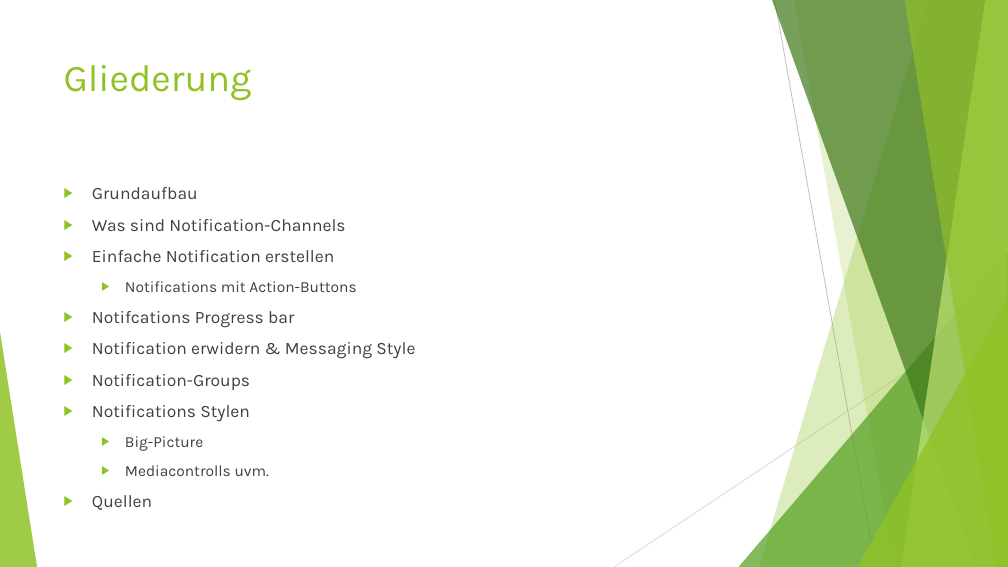
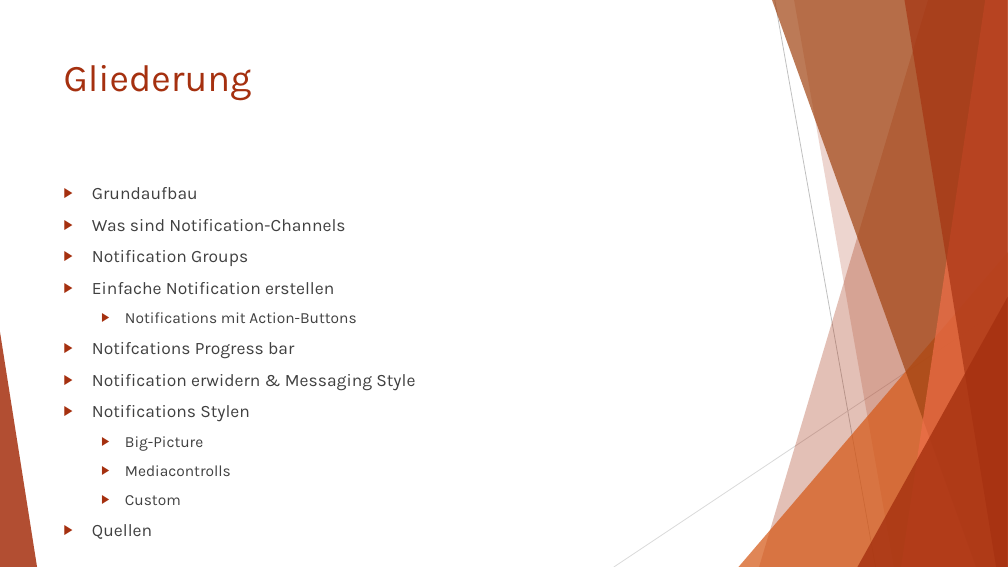
Before and after one commit to Cayleb-Ordo/Notification-Demo, a slide deck: slide 2 of Dokumentation/Präsentation/Push-Notifications.pptx. Drawn at 1008x567 pixels with LibreOffice and Linux fonts; fonts in the diff are those of the drawing. Boxes give left, top, right and bottom in pixels: in the first picture for what was removed or moved away, otherwise in the second. Text is boxed around its words. In the diff, an @@ line names an element or a change of style, - is before the commit and + after.

```diff
--- a/Dokumentation/Präsentation/Push-Notifications.pptx
+++ b/Dokumentation/Präsentation/Push-Notifications.pptx
@@ freeform shape at (759,0,1008,567): fill #90C226 at 30% opacity to #A5300F at 30% opacity @@
@@ freeform shape at (772,0,1008,567): fill #3F7819 at 70% opacity to #A04210 at 70% opacity @@
@@ freeform shape at (794,0,1008,567): fill #90C226 at 20% opacity to #A5300F at 20% opacity @@
@@ freeform shape at (901,0,1008,567): fill #C0E474 at 70% opacity to #EE6E4A at 70% opacity @@
@@ freeform shape at (904,0,1008,567): fill #90C226 at 65% opacity to #A5300F at 65% opacity @@
@@ title "Gliederung" at (64,65,252,101): text colour #90C226 to #A5300F @@
@@ text at (92,187,415,451): bullet colour #90C226 to #A5300F @@
@@ text at (92,250,248,266): paragraph added @@
+▶ Notification Groups
@@ triangle at (739,252,1008,567): fill #54A021 at 72% opacity to #D55816 at 72% opacity @@
@@ triangle at (858,297,1008,567): fill #90C226 at 80% opacity to #A5300F at 80% opacity @@
@@ triangle at (0,332,37,567): fill #90C226 at 85% opacity to #A5300F at 85% opacity @@
@@ text at (92,374,250,390): paragraph removed @@
-▶ Notification-Groups
@@ text at (125,465,231,505): text changed @@
-  ▶ Mediacontrolls uvm.
+  ▶ Mediacontrolls
+  ▶ Custom
```
Also in this commit, not shown: 12 other slides changed, 2 slides added, 7 other files.
